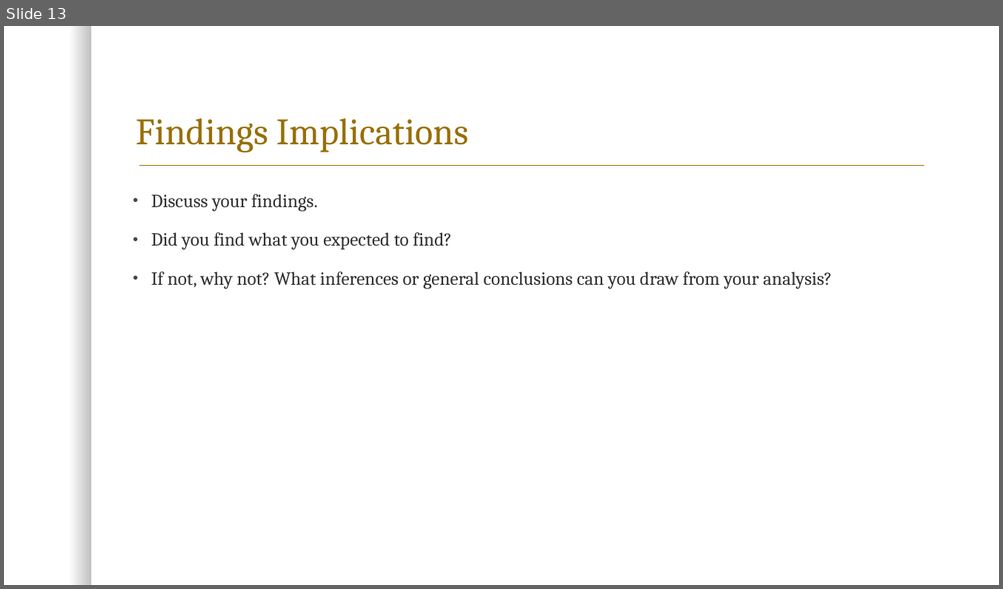
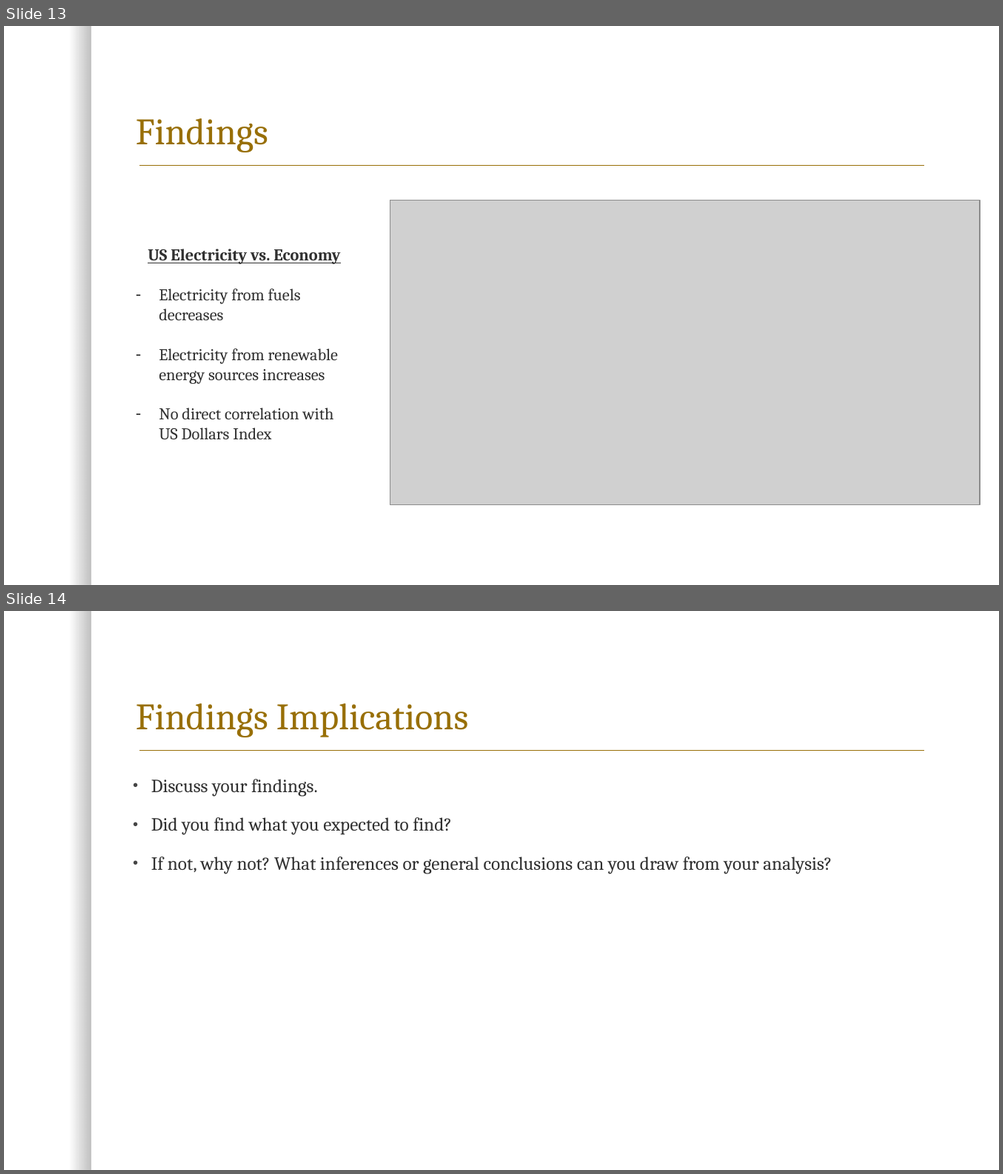
Before and after one commit to kk-deng/CanadaEnergyIE, a slide deck: Project 1.pptx. Shown one above the other, each under a label of ours: slide 13 before the commit, slides 13 and 14 after it. The pictures are 1003x589 and 1003x1174 pixels, drawn with LibreOffice and Linux fonts; fonts in the diff are those of the drawing; grey boxes stand for pictures; background and template pictures are left out. Boxes give left, top, right and bottom in pixels: in the first picture for what was removed or moved away, otherwise in the second. Text is boxed around its words. In the diff, an @@ line names an element or a change of style, - is before the commit and + after.

```diff
--- a/Project 1.pptx
+++ b/Project 1.pptx
@@ slide 13 added at bbox=[4, 26, 999, 585], background #FFFFFF; not listed: 2 template elements that a slide beside it also shows @@
@@ title added at bbox=[136, 118, 268, 153], 36 pt, text #986F07 @@
+Findings
@@ picture added at bbox=[390, 200, 979, 505] @@
@@ text added at bbox=[148, 249, 340, 440], 16 pt, text #303030 @@
+US Electricity vs. Economy
+– Electricity from fuels decreases
+– Electricity from renewable energy sources increases
+– No direct correlation with US Dollars Index
@@ what was slide 13 is now slide 14 @@
```
Also in this commit, not shown: 2 slides changed, 2 other slides added, 2 slides removed, 1 other file.
